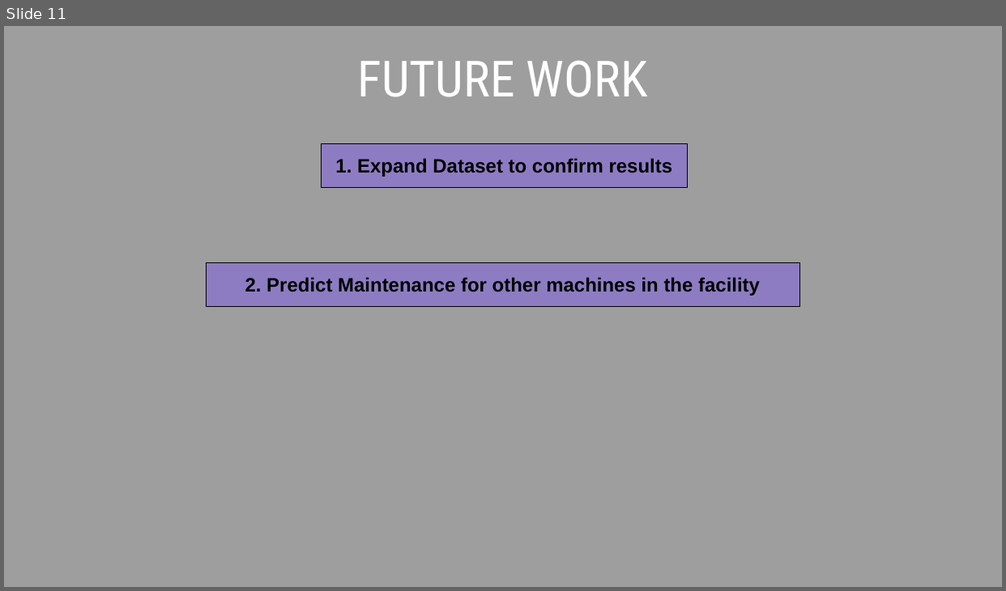
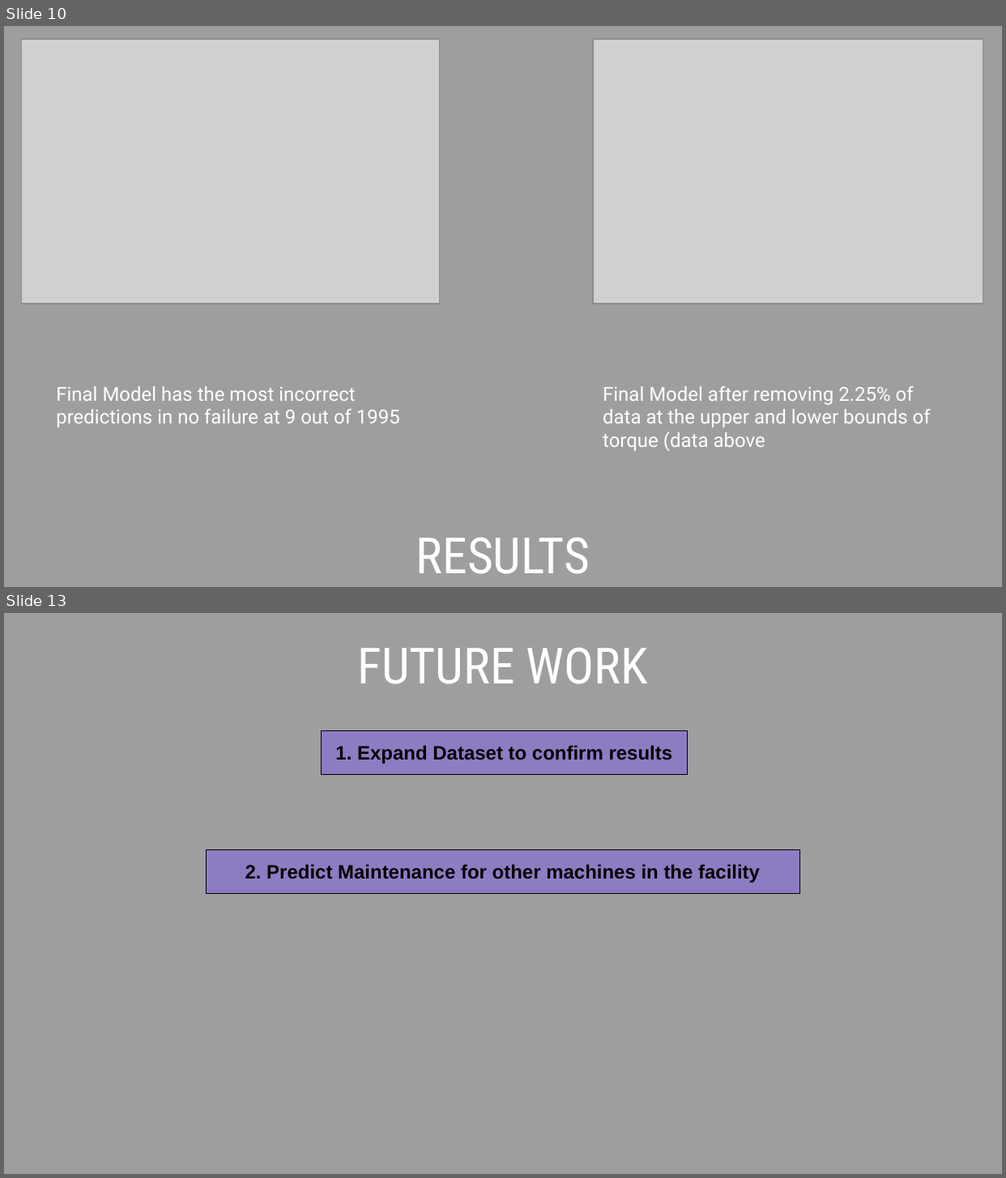
Before and after one commit to tfuger10/Machine-Predictive-Maintenance, a slide deck: Machine-Predictive-Maintenance.pptx. Shown one above the other, each under a label of ours: slide 11 before the commit, slides 10 and 13 after it; the slides between them are not shown. The pictures are 1006x591 and 1006x1178 pixels, drawn with LibreOffice and Linux fonts; fonts in the diff are those of the drawing; grey boxes stand for pictures. Boxes give left, top, right and bottom in pixels: in the first picture for what was removed or moved away, otherwise in the second. Text is boxed around its words. In the diff, an @@ line names an element or a change of style, - is before the commit and + after.

Commit message:
completed revisions after project review recommended by Joe and morgan

```diff
--- a/Machine-Predictive-Maintenance.pptx
+++ b/Machine-Predictive-Maintenance.pptx
@@ slide 10 added at [4,26,1002,587], background #9E9E9E @@
@@ picture added at [21,39,439,305] @@
@@ picture added at [593,39,983,305] @@
@@ text added at [56,386,400,428], 14 pt, text #FFFFFF @@
+Final Model has the most incorrect predictions in no failure at 9 out of 1995
@@ text added at [603,386,931,451], 14 pt, text #FFFFFF @@
+Final Model after removing 2.25% of data at the upper and lower bounds of torque (data above
@@ title added at [416,538,590,574], 36 pt, text #FFFFFF @@
+RESULTS
@@ what was slide 11 is now slide 13 @@
```
Also in this commit, not shown: 5 slides changed, 1 other slide added, 14 other files.
